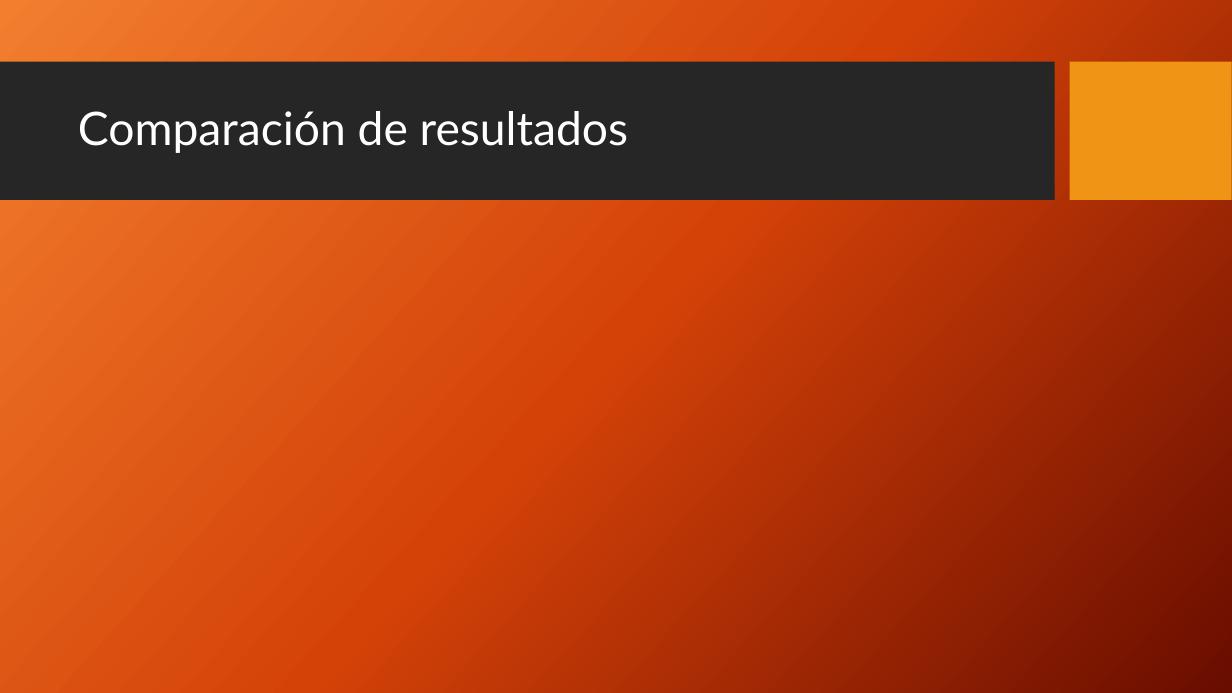
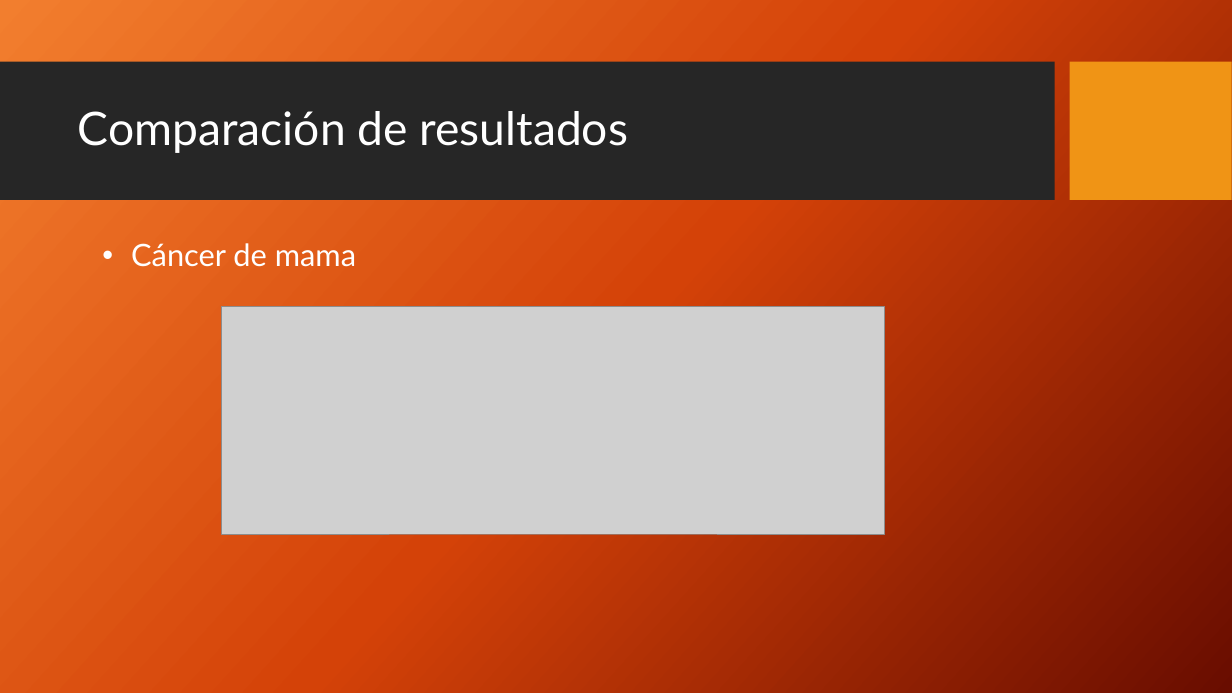
Before and after one commit to etsiiull/medicalpybrain, a slide deck: slide 15 of Informes/[Presentación]Detección de cáncer mediante redes neuronales artificiales.pptx (slide 13 before the commit). Drawn at 1232x693 pixels with LibreOffice and Linux fonts; fonts in the diff are those of the drawing; grey boxes stand for pictures; background and template pictures are left out. Boxes give left, top, right and bottom in pixels: in the first picture for what was removed or moved away, otherwise in the second. Text is boxed around its words. In the diff, an @@ line names an element or a change of style, - is before the commit and + after.

```diff
--- a/Informes/[Presentación]Detección de cáncer mediante redes neuronales artificiales.pptx
+++ b/Informes/[Presentación]Detección de cáncer mediante redes neuronales artificiales.pptx
@@ text added at bbox=[131, 243, 356, 267], 24 pt, text #FFFFFF @@
+• Cáncer de mama
@@ picture added at bbox=[222, 307, 884, 534] @@
```
Also in this commit, not shown: 11 other slides changed, 7 slides added, 1 slide removed.
